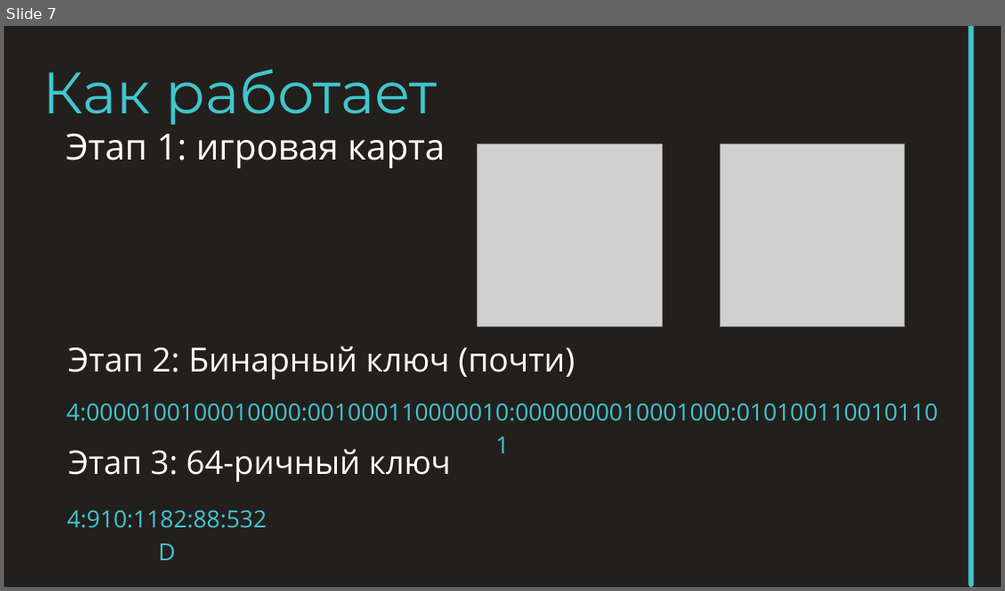
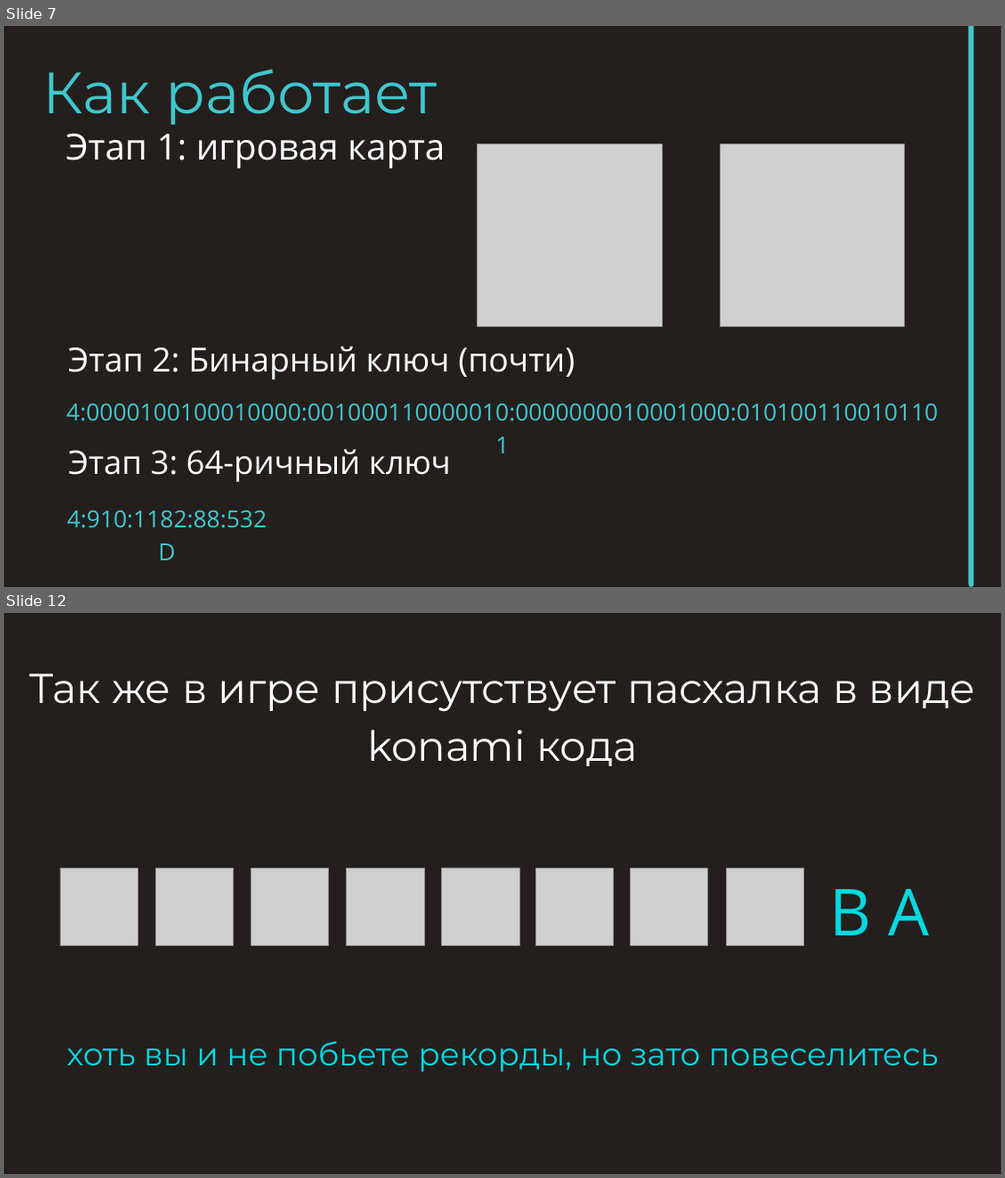
Before and after one commit to Nekro25/Alien-Miner, a slide deck: PRESENT/Инопланетный шахтер.pptx. Shown one above the other, each under a label of ours: slide 7 before the commit, slides 7 and 12 after it; the slides between them are not shown. The pictures are 1005x591 and 1005x1178 pixels, drawn with LibreOffice and Linux fonts; fonts in the diff are those of the drawing; grey boxes stand for pictures. Boxes give left, top, right and bottom in pixels: in the first picture for what was removed or moved away, otherwise in the second. Text is boxed around its words. In the diff, an @@ line names an element or a change of style, - is before the commit and + after.

```diff
--- a/PRESENT/Инопланетный шахтер.pptx
+++ b/PRESENT/Инопланетный шахтер.pptx
@@ slide 12 added at (4,613,1001,1174), background #231F1D @@
@@ text added at (30,674,976,766), 60 pt, text #FFFFFF @@
+Так же в игре присутствует пасхалка в виде konami кода
@@ picture added at (60,868,138,946) @@
@@ picture added at (155,868,234,946) @@
@@ picture added at (251,868,329,946) @@
@@ picture added at (347,868,424,946) @@
@@ picture added at (442,868,519,946) @@
@@ picture added at (536,868,614,946) @@
@@ picture added at (630,868,708,946) @@
@@ picture added at (726,868,804,946) @@
@@ text added at (829,889,929,935), 93.5 pt, text #00D8DF @@
+B A
@@ text added at (67,1041,938,1071), 46 pt, text #00D8DF @@
+хоть вы и не побьете рекорды, но зато повеселитесь
```
Also in this commit, not shown: 5 slides changed, 3 other slides added, 1 slide removed, 1 other file.
